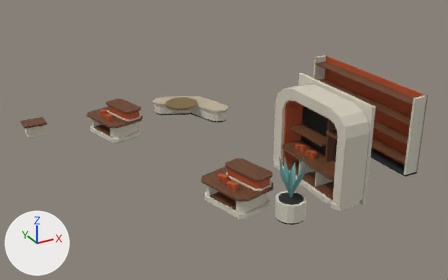
One commit to the glTF model external_packages/shopping_promenade_20261009/exports/SHOP_D09_P72_A262__fitout.glb: the scene before it, then after it.
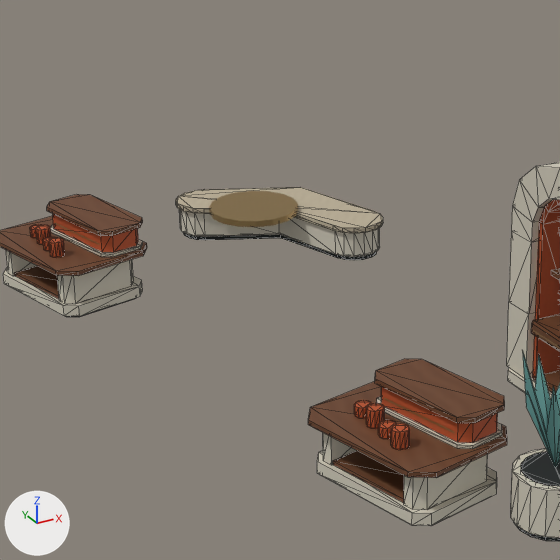
Each version is shown whole from a 50 mm camera at (-8.51, -16.81, 8.88) aimed at (0.45, -0.53, 0.74), then close up on the part from 20% to 65% of the width and 10% to 83% of the height. The axes (+X, +Y, +Z) are drawn at lower left. The lights are the same throughout. The first two pictures are the older version. The close-ups show mesh edges as thin lines. Vertices at exactly the same position are counted once.

Objects in the first close-up: 'SHOP_D09_P72_A262__fitout__champagne_metal', 'SHOP_D09_P72_A262__fitout__dark_rubber', 'SHOP_D09_P72_A262__fitout__ivory_enamel', 'SHOP_D09_P72_A262__fitout__oatmeal_weave', 'SHOP_D09_P72_A262__fitout__quiet_teal', 'SHOP_D09_P72_A262__fitout__retail_terracotta_enamel', 'SHOP_D09_P72_A262__fitout__warm_walnut'.
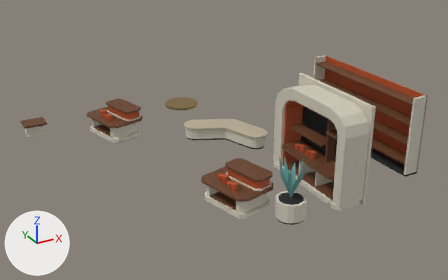
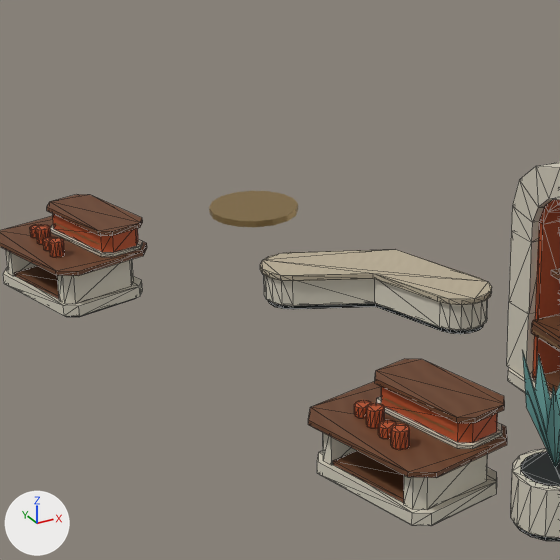
Changed parts and their boxes (x1, y1, x2, y2) in the close-ups (560 x 560 px; the box of a moved part takes in the faces that stretch with it):
'SHOP_D09_P72_A262__fitout__oatmeal_weave', moved
    before: (176, 187, 383, 234)
    after: (260, 249, 492, 305)
'SHOP_D09_P72_A262__fitout__dark_rubber', reshaped
    before: (66, 232, 560, 541)
    after: (66, 298, 560, 541)
part 1 of me_shop_d09_p72_a262__fitout__dark_rubber, moved or reshaped
    before: (183, 232, 377, 260)
    after: (268, 300, 484, 334)
part 2 of me_shop_d09_p72_a262__fitout__ivory_enamel, moved or reshaped
    before: (179, 209, 380, 257)
    after: (264, 275, 488, 330)

The change in detail:
me_shop_d09_p72_a262__fitout__dark_rubber is used by ob_shop_d09_p72_a262__fitout__dark_rubber; location (0.0, 0.0, 0.0).
me_shop_d09_p72_a262__fitout__dark_rubber had 252 vertices, 444 faces and spanned x -2.61..5.35, y -5.0..4.82, z 0.0..2.49.
me_shop_d09_p72_a262__fitout__dark_rubber now has 252 vertices, 444 faces and spans x -2.61..5.35, y -5.0..4.29, z 0.0..2.49.
me_shop_d09_p72_a262__fitout__dark_rubber part 1: the loose piece of 40 vertices spanning x 0.18..2.32, y 2.48..4.82, z 0.0..0.07 is moved by (0.0, -2.8, 0.0).
me_shop_d09_p72_a262__fitout__ivory_enamel has 364 vertices, 678 faces and spans x -4.8..5.35, y -5.05..4.9, z 0.0..3.0.
me_shop_d09_p72_a262__fitout__ivory_enamel is used by ob_shop_d09_p72_a262__fitout__ivory_enamel; location (0.0, 0.0, 0.0).
me_shop_d09_p72_a262__fitout__ivory_enamel part 2: the loose piece of 40 vertices spanning x 0.14..2.36, y 2.44..4.86, z 0.07..0.43 is moved by (0.0, -2.8, 0.0).
me_shop_d09_p72_a262__fitout__oatmeal_weave is used by ob_shop_d09_p72_a262__fitout__oatmeal_weave; location (0.0, 0.0, 0.0).
me_shop_d09_p72_a262__fitout__oatmeal_weave had 40 vertices, 76 faces and spanned x 0.09..2.41, y 2.39..4.91, z 0.43..0.5.
me_shop_d09_p72_a262__fitout__oatmeal_weave now has 40 vertices, 76 faces and spans x 0.09..2.41, y -0.41..2.11, z 0.43..0.5.
me_shop_d09_p72_a262__fitout__oatmeal_weave part 3: the whole mesh is moved by (0.0, -2.8, 0.0).
